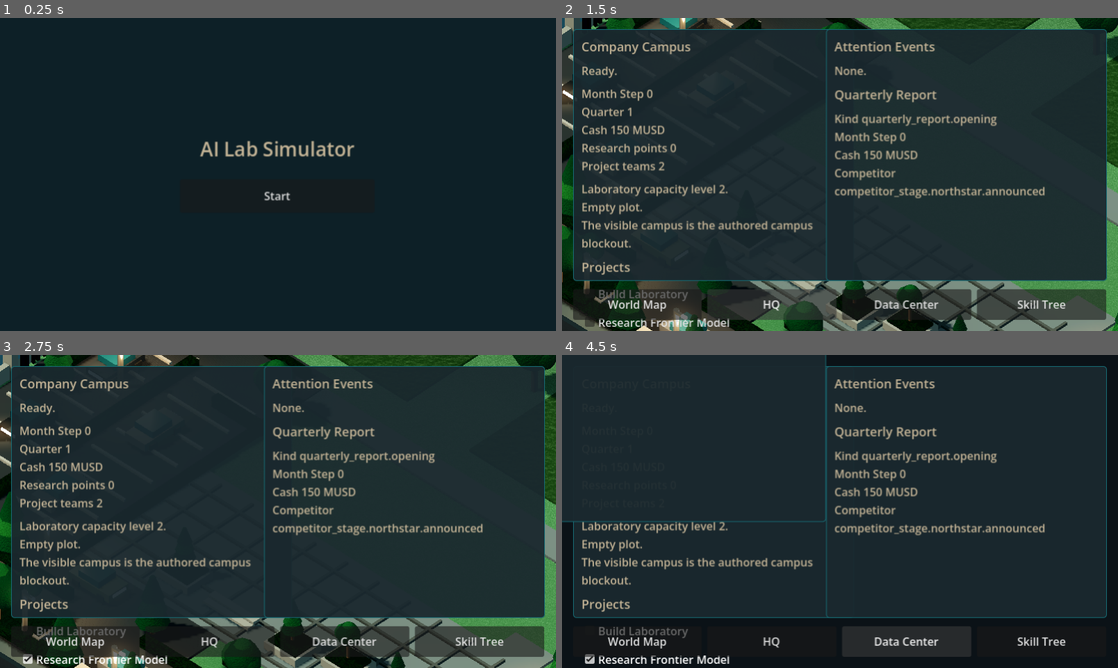
Above: before the commit, frames 1-4 (two rows, left to right).
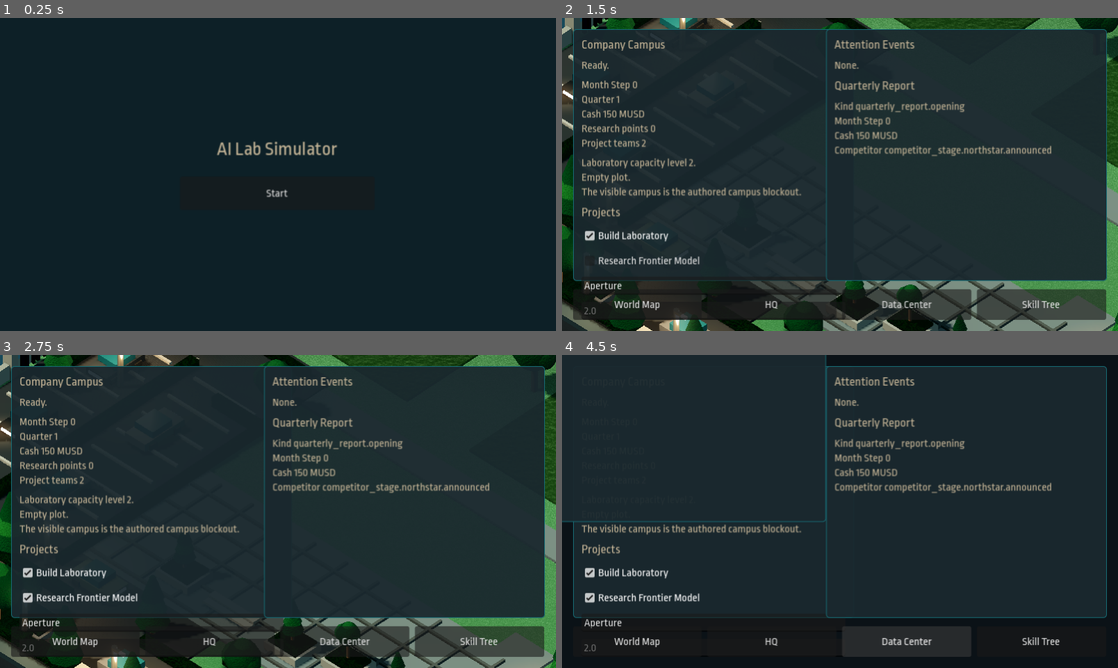
Above: after the commit, the same moments.

Repository: robertvaradan/ai-lab-simulator
Game: Godot game, scene res://scenes/init.tscn
The game is run twice, just before and just after one commit, with the same random seed, the same clock (stepped at 60 frames per second) and the same inputs.
Inputs:
- Up to frame 1 (0.25 s): no input
- Up to frame 2 (1.5 s): click "Start" at 0.5 s; click "Build Laboratory" at 1.25 s
- Up to frame 3 (2.75 s): click "Research Frontier Model" at 2 s
- Up to frame 4 (4.5 s): click "World Map" at 2.75 s; click "HQ" at 3.5 s; click "Data Center" at 4.25 s

The runs differ from the first frame. In frame 1, 0.9% of the frame differs, in the area x 36-64%, y 39-59%; in frame 2, 12%, in the area x 3-91%, y 7-99%; in frame 3, 11%; in frame 4, 7.8%.

Commit message:
Install Ropa Sans as the production canvas Theme fontfaces.
Co-authored-by: Cursor <cursoragent@cursor.com>

Diff:
--- a/game/project.godot
+++ b/game/project.godot
@@ -17,6 +17,11 @@
 [autoload]
 
 UiScaleDriver="*res://app/ui_scale_driver.gd"
+
+[gui]
+
+theme/custom="res://ui/base_theme.tres"
+theme/custom_font="res://ui/fonts/RopaSans-Regular.ttf"
 
 [debug]
 
--- /dev/null
+++ b/game/tests/ui/base_theme_test.gd
@@ -0,0 +1,152 @@
+extends SceneTree
+
+const TEST_SUCCESS: String = "UI_THEME_TEST_SUCCESS"
+const CASE_COUNT: int = 8
+const THEME_PATH: String = "res://ui/base_theme.tres"
+const REGULAR_PATH: String = "res://ui/fonts/RopaSans-Regular.ttf"
+const ITALIC_PATH: String = "res://ui/fonts/RopaSans-Italic.ttf"
+const LICENSE_PATH: String = "res://ui/fonts/OFL.txt"
+const FAMILY_NAME: String = "Ropa Sans"
+const FONTS_TYPE: String = "Fonts"
+const CONTROL_TYPES: PackedStringArray = [
+	"Label",
+	"Button",
+	"CheckBox",
+	"LineEdit",
+	"ItemList",
+]
+
+var _failure_count: int = 0
+
+
+func _initialize() -> void:
+	_verify_files()
+	_verify_font_files()
+	_verify_theme_resource()
+	_verify_named_faces()
+	_verify_control_fonts()
+	_verify_rich_text_fonts()
+	_verify_project_settings()
+	_verify_inherited_label_font()
+	_finish()
+
+
+func _verify_files() -> void:
+	_expect(FileAccess.file_exists(REGULAR_PATH), "The Regular fontface file is missing.")
+	_expect(FileAccess.file_exists(ITALIC_PATH), "The Italic fontface file is missing.")
+	_expect(FileAccess.file_exists(LICENSE_PATH), "The Ropa Sans license file is missing.")
+	_expect(FileAccess.file_exists(THEME_PATH), "The project Theme resource is missing.")
+
+
+func _verify_font_files() -> void:
+	var regular: FontFile = load(REGULAR_PATH) as FontFile
+	var italic: FontFile = load(ITALIC_PATH) as FontFile
+	_expect(regular != null, "The Regular fontface did not load as FontFile.")
+	_expect(italic != null, "The Italic fontface did not load as FontFile.")
+	if regular == null or italic == null:
+		return
+	_expect(regular.get_font_name() == FAMILY_NAME, "The Regular file is not Ropa Sans.")
+	_expect(italic.get_font_name() == FAMILY_NAME, "The Italic file is not Ropa Sans.")
+	_expect(regular.get_font_style_name() == "Regular", "The Regular file is not the Regular face.")
+	_expect(italic.get_font_style_name() == "Italic", "The Italic file is not the Italic face.")
+	_expect(not regular.allow_system_fallback, "The Regular fontface allows a system fallback.")
+	_expect(not italic.allow_system_fallback, "The Italic fontface allows a system fallback.")
+
+
+func _verify_theme_resource() -> void:
+	var theme: Theme = load(THEME_PATH) as Theme
+	_expect(theme != null, "The project Theme did not load.")
+	if theme == null:
+		return
+	_expect(theme.default_font != null, "The Theme has no default font.")
+	_expect(theme.default_font_size == 16, "The Theme default font size is not 16.")
+	_expect(_is_face(theme.default_font, "Regular"), "The Theme default font is not Ropa Sans Regular.")
+	_expect(
+		not theme.get_font_list("RichTextLabel").has("bold_font"),
+		"The Theme assigned a Bold fontface."
+	)
+
+
+func _verify_named_faces() -> void:
+	var theme: Theme = load(THEME_PATH) as Theme
+	if theme == null:
+		_expect(false, "The project Theme did not load for named faces.")
+		return
+	_expect(theme.has_font("regular", FONTS_TYPE), "The Theme does not store the Regular face.")
+	_expect(theme.has_font("italic", FONTS_TYPE), "The Theme does not store the Italic face.")
+	_expect(_is_face(theme.get_font("regular", FONTS_TYPE), "Regular"), "Fonts/regular is not Ropa Sans Regular.")
+	_expect(_is_face(theme.get_font("italic", FONTS_TYPE), "Italic"), "Fonts/italic is not Ropa Sans Italic.")
+
+
+func _verify_control_fonts() -> void:
+	var theme: Theme = load(THEME_PATH) as Theme
+	if theme == null:
+		_expect(false, "The project Theme did not load for Control fonts.")
+		return
+	for control_type: String in CONTROL_TYPES:
+		_expect(theme.has_font("font", control_type), "The Theme does not set the font for %s." % control_type)
+		_expect(
+			_is_face(theme.get_font("font", control_type), "Regular"),
+			"%s does not use Ropa Sans Regular." % control_type
+		)
+
+
+func _verify_rich_text_fonts() -> void:
+	var theme: Theme = load(THEME_PATH) as Theme
+	if theme == null:
+		_expect(false, "The project Theme did not load for RichTextLabel fonts.")
+		return
+	_expect(theme.has_font("normal_font", "RichTextLabel"), "RichTextLabel has no normal font.")
+	_expect(theme.has_font("italics_font", "RichTextLabel"), "RichTextLabel has no italics font.")
+	_expect(
+		_is_face(theme.get_font("normal_font", "RichTextLabel"), "Regular"),
+		"RichTextLabel normal_font is not Ropa Sans Regular."
+	)
+	_expect(
+		_is_face(theme.get_font("italics_font", "RichTextLabel"), "Italic"),
+		"RichTextLabel italics_font is not Ropa Sans Italic."
+	)
+
+
+func _verify_project_settings() -> void:
+	var custom_theme: String = str(ProjectSettings.get_setting("gui/theme/custom"))
+	var custom_font: String = str(ProjectSettings.get_setting("gui/theme/custom_font"))
+	_expect(custom_theme == THEME_PATH, "The project custom Theme path is incorrect.")
+	_expect(custom_font == REGULAR_PATH, "The project custom font path is incorrect.")
+	var project_theme: Theme = ThemeDB.get_project_theme()
+	_expect(project_theme != null, "ThemeDB has no project Theme.")
+	if project_theme == null:
+		return
+	_expect(_is_face(project_theme.default_font, "Regular"), "ThemeDB project Theme is not Ropa Sans Regular.")
+
+
+func _verify_inherited_label_font() -> void:
+	var label: Label = Label.new()
+	label.name = "ThemeProbeLabel"
+	root.add_child(label)
+	var font: Font = label.get_theme_font("font")
+	_expect(font != null, "A Label did not inherit a Theme font.")
+	_expect(_is_face(font, "Regular"), "A Label did not inherit Ropa Sans Regular.")
+	label.queue_free()
+
+
+func _is_face(font: Font, style_name: String) -> bool:
+	if font == null:
+		return false
+	return font.get_font_name() == FAMILY_NAME and font.get_font_style_name() == style_name
+
+
+func _finish() -> void:
+	if _failure_count > 0:
+		printerr("UI_THEME_TEST_FAILURE count=%d" % _failure_count)
+		quit(1)
+		return
+	print("%s cases=%d" % [TEST_SUCCESS, CASE_COUNT])
+	quit(0)
+
+
+func _expect(condition: bool, message: String) -> void:
+	if condition:
+		return
+	_failure_count += 1
+	push_error(message)
--- /dev/null
+++ b/game/ui/base_theme.tres
@@ -0,0 +1,17 @@
+[gd_resource type="Theme" format=3]
+
+[ext_resource type="FontFile" path="res://ui/fonts/RopaSans-Regular.ttf" id="1_52fkg"]
+[ext_resource type="FontFile" path="res://ui/fonts/RopaSans-Italic.ttf" id="2_2b18n"]
+
+[resource]
+default_font = ExtResource("1_52fkg")
+default_font_size = 16
+Button/fonts/font = ExtResource("1_52fkg")
+CheckBox/fonts/font = ExtResource("1_52fkg")
+Fonts/fonts/italic = ExtResource("2_2b18n")
+Fonts/fonts/regular = ExtResource("1_52fkg")
+ItemList/fonts/font = ExtResource("1_52fkg")
+Label/fonts/font = ExtResource("1_52fkg")
+LineEdit/fonts/font = ExtResource("1_52fkg")
+RichTextLabel/fonts/italics_font = ExtResource("2_2b18n")
+RichTextLabel/fonts/normal_font = ExtResource("1_52fkg")
Not shown, added: game/tests/ui/base_theme_test.gd.uid
Not shown, added: game/ui/fonts/OFL.txt
Binary file added: game/ui/fonts/RopaSans-Italic.ttf
Not shown, added: game/ui/fonts/RopaSans-Italic.ttf.import
Binary file added: game/ui/fonts/RopaSans-Regular.ttf
Not shown, added: game/ui/fonts/RopaSans-Regular.ttf.import
Not shown, changed: docs/README.md
Not shown, changed: docs/game-flow/production-presentation.md
Not shown, changed: docs/gameplay/production-bootstrap.md
Not shown, changed: docs/presentation/ui-scale.md
Not shown, added: docs/presentation/ui-theme.md
Not shown, changed: game/AGENTS.md
(and 2 more such lines)
